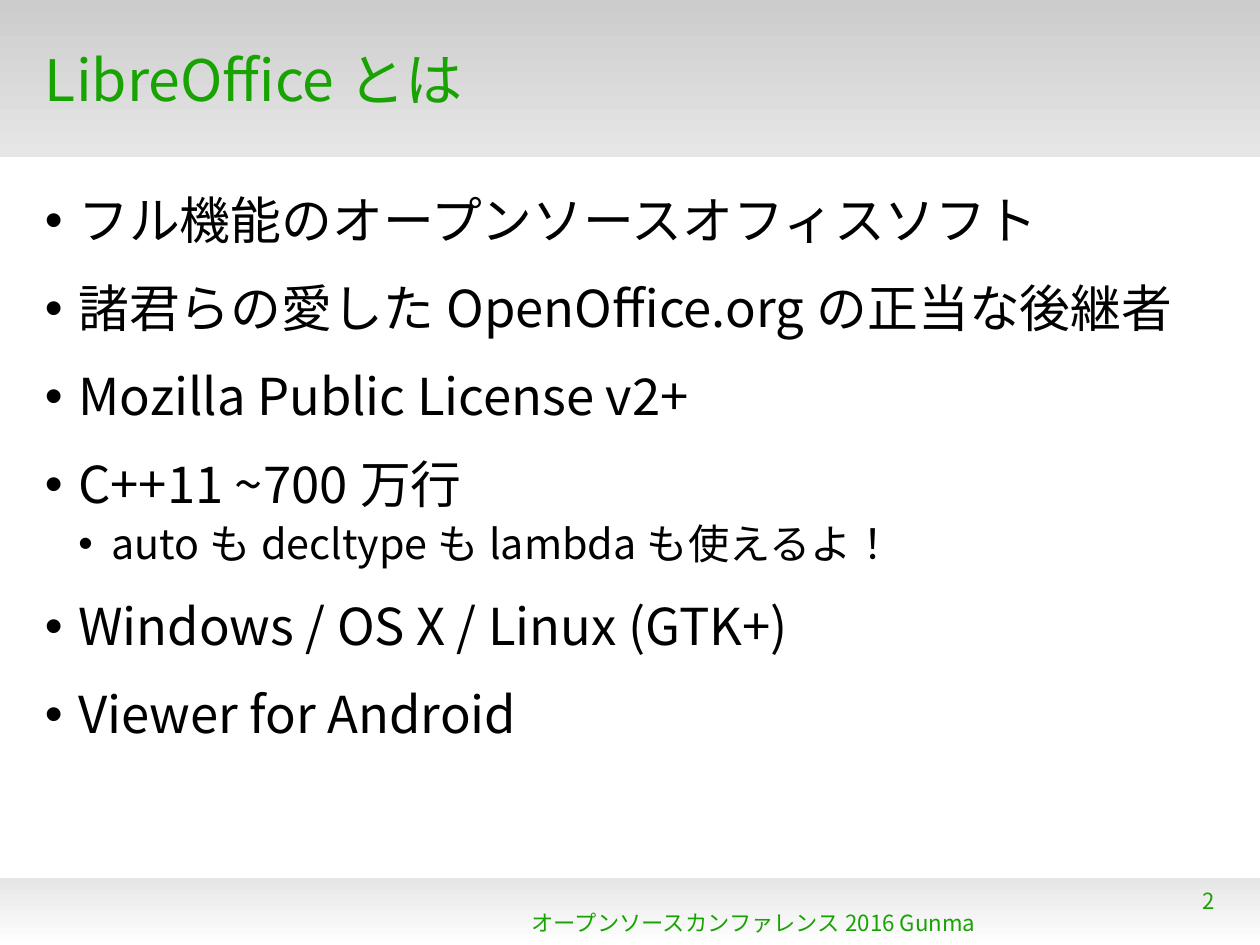
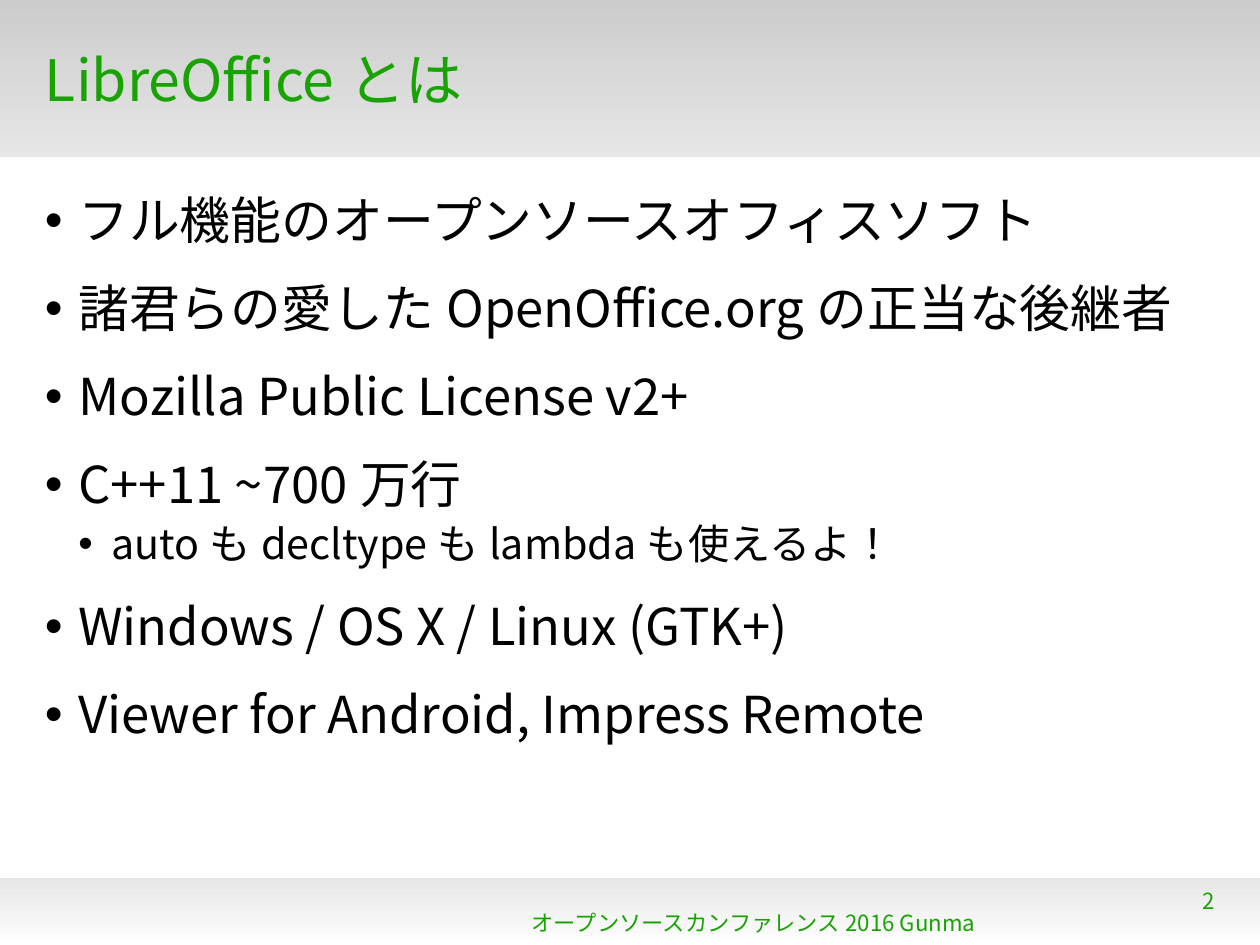
Before and after one commit to naruoga/KantoLibreOffice, a slide deck: slide 2 of others/OSC2016Gunma-LOOL.odp. Drawn at 1260x945 pixels with LibreOffice and Linux fonts; fonts in the diff are those of the drawing; background and template pictures are left out. Boxes give left, top, right and bottom in pixels: in the first picture for what was removed or moved away, otherwise in the second. Text is boxed around its words. In the diff, an @@ line names an element or a change of style, - is before the commit and + after.

```diff
--- a/others/OSC2016Gunma-LOOL.odp
+++ b/others/OSC2016Gunma-LOOL.odp
@@ text at bbox=[78, 692, 924, 745]: text changed @@
-• Viewer for Android
+• Viewer for Android, Impress Remote
```
Also in this commit, not shown: 2 other slides changed, 1 slide removed.
